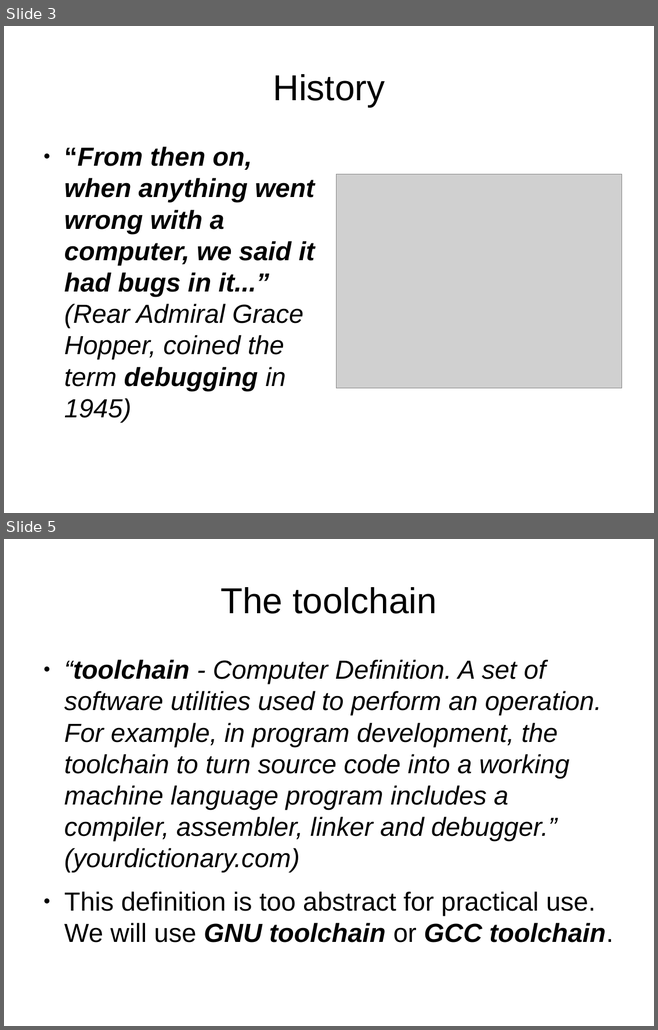
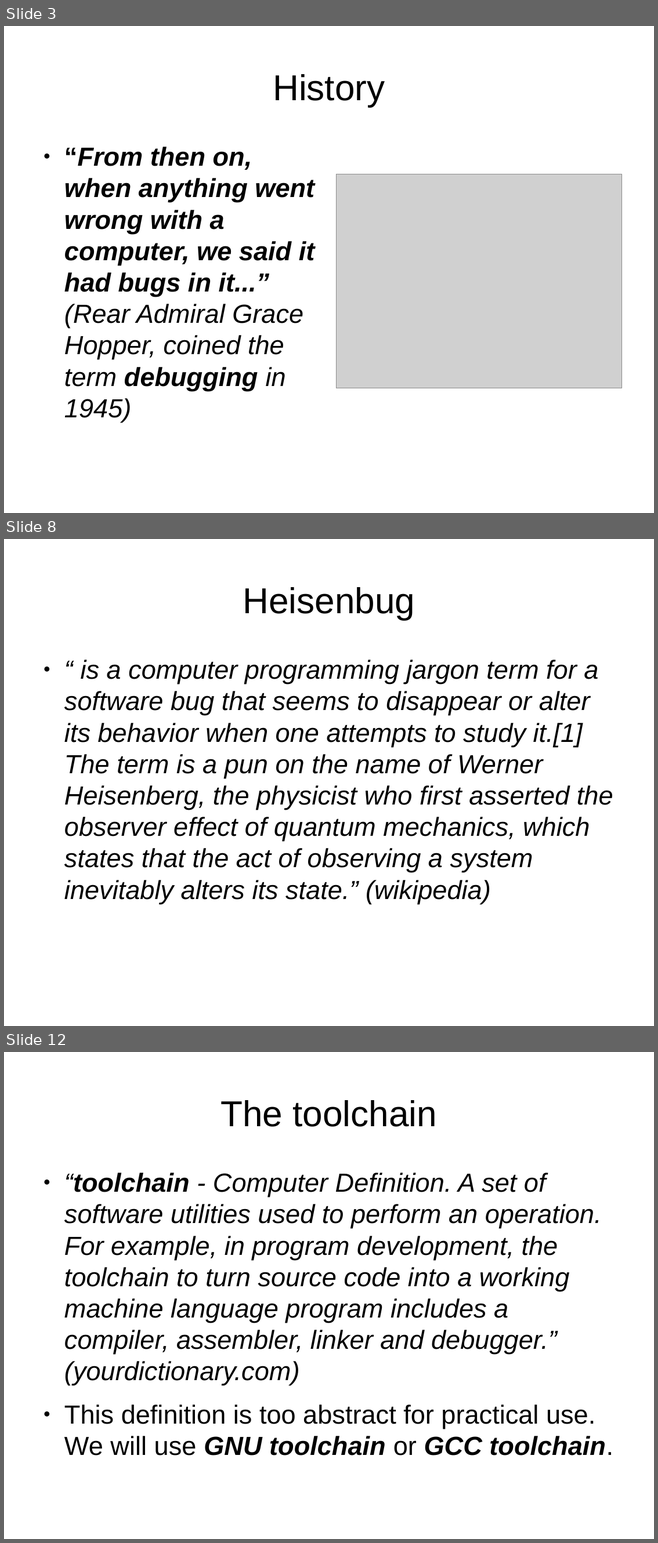
Before and after one commit to kalmuthu/slides, a slide deck: odp/gdb.odp. Shown one above the other, each under a label of ours: slides 3 and 5 before the commit, slides 3, 8 and 12 after it; the slides between them are not shown. The pictures are 658x1030 and 658x1543 pixels, drawn with LibreOffice and Linux fonts; fonts in the diff are those of the drawing; grey boxes stand for pictures. Boxes give left, top, right and bottom in pixels: in the first picture for what was removed or moved away, otherwise in the second. Text is boxed around its words. In the diff, an @@ line names an element or a change of style, - is before the commit and + after.

```diff
--- a/odp/gdb.odp
+++ b/odp/gdb.odp
@@ slide 8 added at (4,539,654,1026), background #FFFFFF @@
@@ title added at (242,587,415,620), 44 pt, text #000000 @@
+Heisenbug
@@ text added at (64,660,613,904), 32 pt, text #000000, italic @@
+● “ is a computer programming jargon term for a software bug that seems to disappear or alter its behavior when one attempts to study it.[1] The term is a pun on the name of Werner Heisenberg, the physicist who first asserted the observer effect of quantum mechanics, which states that the act of observing a system inevitably alters its state.” (wikipedia)
@@ what was slide 5 is now slide 12 @@
```
Also in this commit, not shown: 5 slides changed, 10 other slides added, 1 slide removed.
